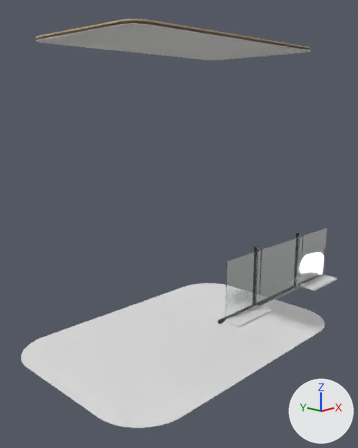
What one commit did to the Blender file kiosk.blend.
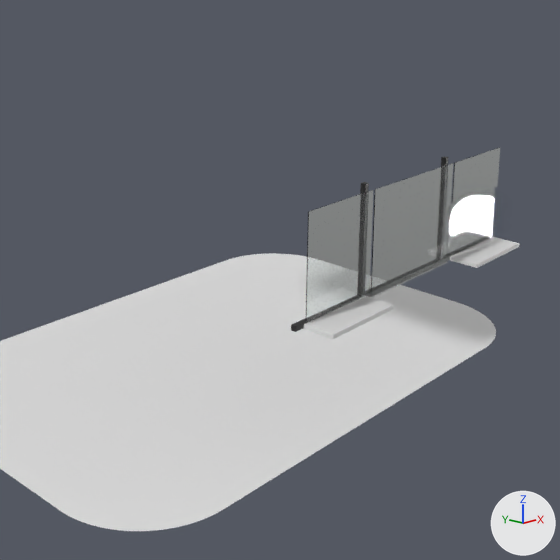
Each version is shown whole from a 50 mm lens placed at (-6.84, -6.58, 4.51), pointed at (-0.23, -0.09, 2.38), then close up on the part from 19% to 100% of the width and 34% to 99% of the height. Every picture has the same lights, and +X, +Y and +Z are marked at lower right. The first two pictures are the older version. The same objects are shown in both versions, whatever each file hides.

The first close-up shows 'bar rafı sipariş', 'bar rafı teslim', 'beton platform', 'cam ekran (orta)', 'cam servis kapağı', 'cam sipariş (sol)', 'cam teslim üst', 'doğrama kayıt 1', 'doğrama kayıt 2' and 1 more.
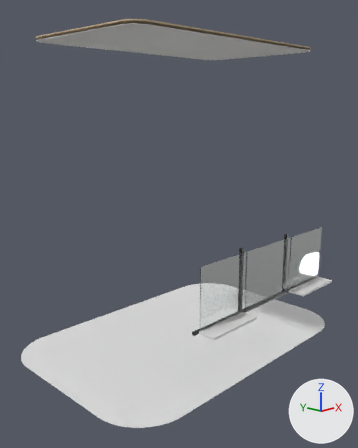
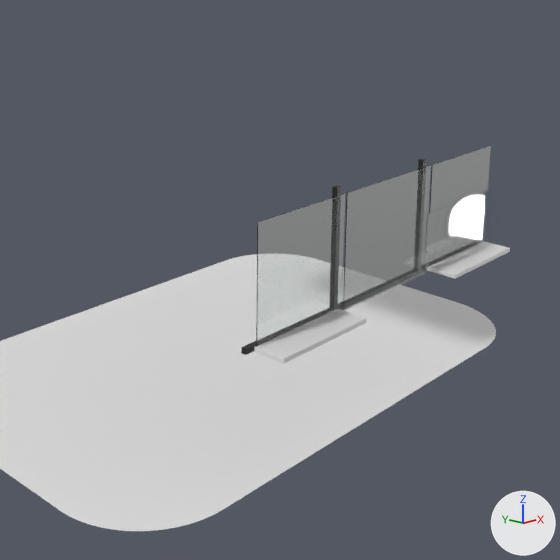
Where the newer file only moved an object's origin or applied its transform, the numbers keep the older frame.

Where the change shows, as pixel boxes [x1, y1, x2, y2] in the close-ups (560 x 560 px; the box of a moved part takes in the faces that stretch with it):
'cam sipariş (sol)', moved, rescaled (32% wider, 14% taller)
    before: [306, 190, 373, 324]
    after: [256, 194, 345, 347]
'cam ekran (orta)', moved
    before: [371, 163, 453, 298]
    after: [343, 166, 431, 311]
'cam servis kapağı', moved, rescaled (27% wider, 11% taller)
    before: [448, 188, 495, 260]
    after: [425, 191, 485, 271]
'bar rafı sipariş', reshaped (24% wider, 27% taller)
    before: [304, 296, 394, 339]
    after: [254, 309, 366, 364]
'cam teslim üst', moved, rescaled (29% wider, 17% taller)
    before: [452, 147, 500, 204]
    after: [429, 146, 491, 213]
'bar rafı teslim', reshaped, moved (18% wider, 22% taller)
    before: [450, 237, 520, 268]
    after: [427, 241, 510, 279]
'doğrama kayıt 1', moved
    before: [360, 182, 369, 194]
    after: [332, 185, 341, 198]
'doğrama kayıt 2', moved
    before: [441, 156, 448, 167]
    after: [418, 158, 426, 169]
part 4 of me_box_022, moved or reshaped
    before: [304, 237, 520, 339]
    after: [254, 241, 510, 364]

The change, as a list of edits to the scene's bpy script:
```text
Change me_box_016:
    used by ob_cam_sipariş__sol; location = (-0.7, -2.02, 1.76)
    remove me_box_016.from_pydata(...)  # 8 vertices, 6 faces; spans x -0.438..0.438, y -0.004..0.004, z -0.5..0.5
    add me_box_016.from_pydata(...)  # 8 vertices, 6 faces; spans x -0.538..0.538, y -0.004..0.004, z -0.525..0.525
    me_box_016 part 1: the whole mesh is scaled about its middle by (1.23, 1, 1.05)
Change me_box_018:
    used by ob_cam_teslim_üst; location = (1.5, -2.02, 2.06)
    remove me_box_018.from_pydata(...)  # 8 vertices, 6 faces; spans x -0.438..0.438, y -0.004..0.004, z -0.205..0.205
    add me_box_018.from_pydata(...)  # 8 vertices, 6 faces; spans x -0.538..0.538, y -0.004..0.004, z -0.23..0.23
    me_box_018 part 2: the whole mesh is scaled about its middle by (1.23, 1, 1.12)
Change me_box_019:
    used by ob_cam_servis_kapağı; location = (1.5, -1.99, 1.54)
    remove me_box_019.from_pydata(...)  # 8 vertices, 6 faces; spans x -0.438..0.438, y -0.004..0.004, z -0.285..0.285
    add me_box_019.from_pydata(...)  # 8 vertices, 6 faces; spans x -0.538..0.538, y -0.004..0.004, z -0.285..0.285
    me_box_019 part 3: the whole mesh is scaled about its middle by (1.23, 1, 1)
Change me_box_022:
    used by ob_bar_rafı_sipariş; location = (-0.72, -2.15, 1.28)
    remove me_box_022.from_pydata(...)  # 56 vertices, 54 faces; spans x -0.425..0.425, y -0.15..0.15, z -0.02..0.02
    add me_box_022.from_pydata(...)  # 56 vertices, 54 faces; spans x -0.525..0.525, y -0.15..0.15, z -0.02..0.02
    me_box_022 part 4: the whole mesh is multiplied about its middle by the matrix ((1.236, 0.0, 0.0), (0.0, 1.0, 0.0), (0.0, 0.0, 1.0))
Change ob_doğrama_kayıt_1:
    ob_doğrama_kayıt_1.location: (-0.25, -1.92, 1.76) -> (-0.65, -1.92, 1.78)
Change ob_doğrama_kayıt_2:
    ob_doğrama_kayıt_2.location: (1.05, -1.92, 1.76) -> (0.65, -1.92, 1.78)
Change ob_cam_sipariş__sol:
    ob_cam_sipariş__sol.location: (-0.7, -2.02, 1.76) -> (-1.2, -2.02, 1.78)
Change ob_cam_ekran__orta:
    ob_cam_ekran__orta.location: (0.4, -2.02, 1.76) -> (0.0, -2.02, 1.78)
Change ob_cam_teslim_üst:
    ob_cam_teslim_üst.location: (1.5, -2.02, 2.06) -> (1.2, -2.02, 2.08)
Change ob_cam_servis_kapağı:
    ob_cam_servis_kapağı.location: (1.5, -1.99, 1.54) -> (1.2, -1.99, 1.54)
Change ob_bar_rafı_teslim:
    ob_bar_rafı_teslim.location: (1.52, -2.15, 1.28) -> (1.23, -2.15, 1.28)
```
